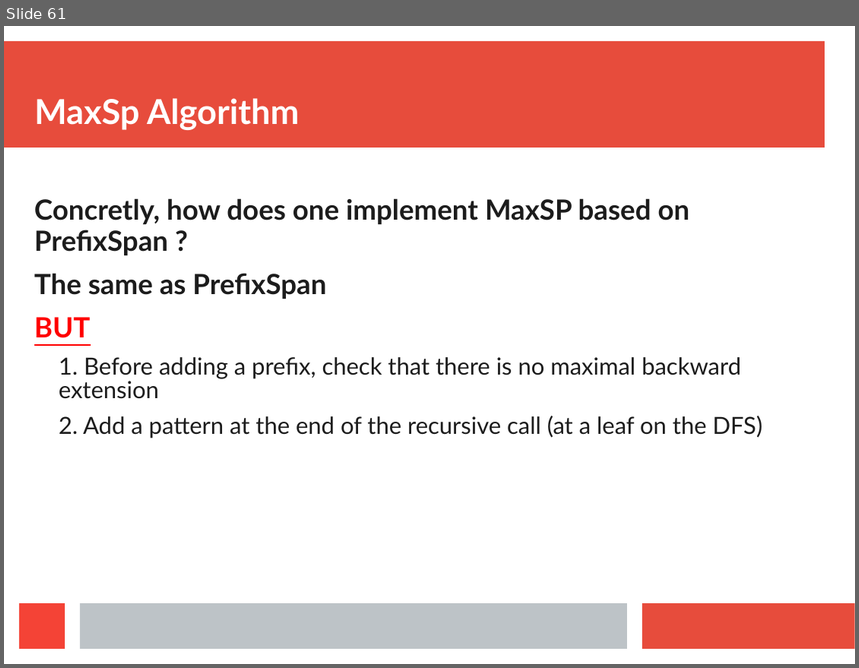
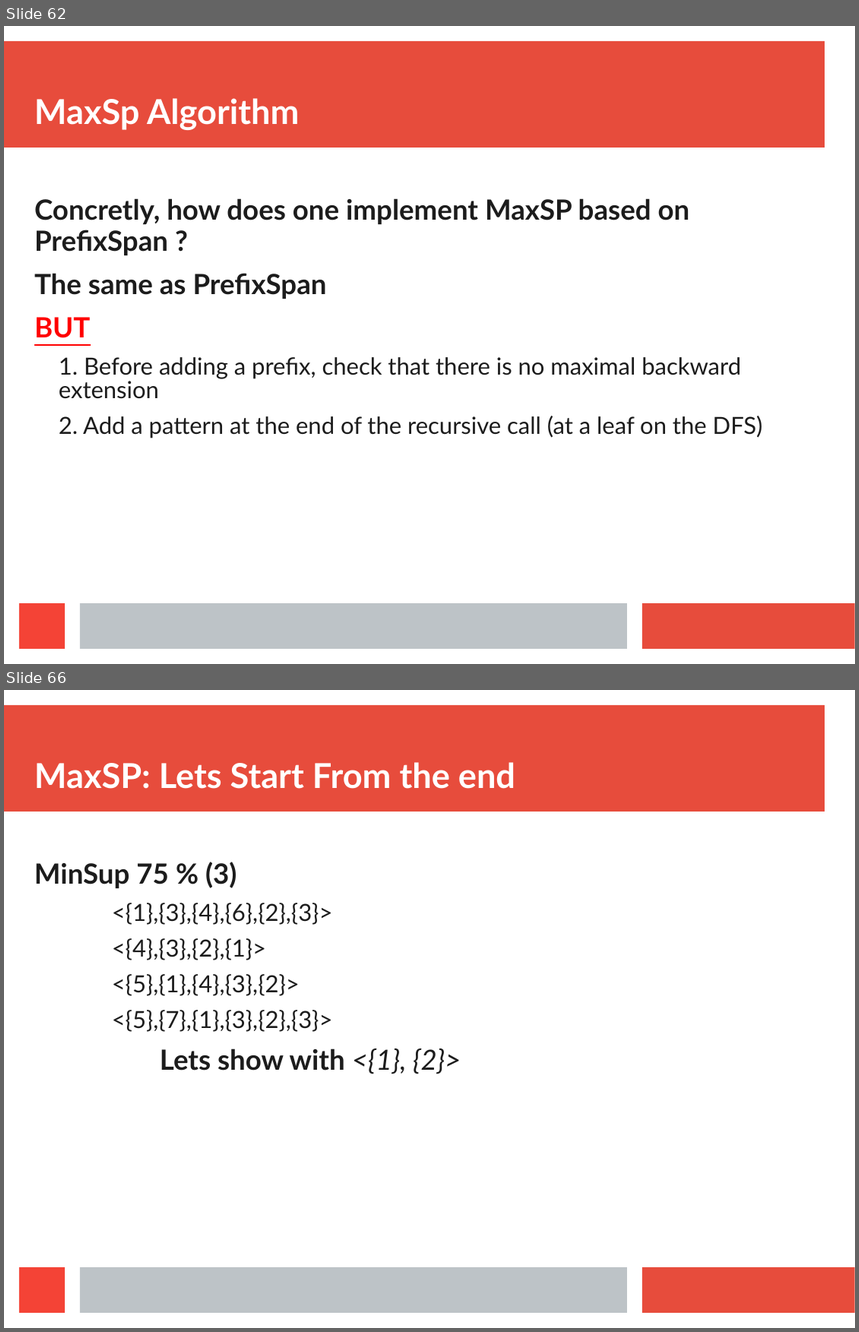
Before and after one commit to Symeon94/iaseminar, a slide deck: presentation/Presentation.ppt. Shown one above the other, each under a label of ours: slide 61 before the commit, slides 62 and 66 after it; the slides between them are not shown. The pictures are 859x668 and 859x1332 pixels, drawn with LibreOffice and Linux fonts; fonts in the diff are those of the drawing. Boxes give left, top, right and bottom in pixels: in the first picture for what was removed or moved away, otherwise in the second. Text is boxed around its words. In the diff, an @@ line names an element or a change of style, - is before the commit and + after.

```diff
--- a/presentation/Presentation.ppt
+++ b/presentation/Presentation.ppt
@@ slide 66 added at box(4, 690, 855, 1328), background #FFFFFF; not listed: 4 template elements that a slide beside it also shows @@
@@ title added at box(34, 762, 515, 789), 32 pt, text #FFFFFF, bold @@
+MaxSP: Lets Start From the end
@@ text added at box(34, 862, 461, 1075), 22 pt, text #1C1C1C @@
+MinSup 75 % (3)
+  <{1},{3},{4},{6},{2},{3}>
+  <{4},{3},{2},{1}>
+  <{5},{1},{4},{3},{2}>
+  <{5},{7},{1},{3},{2},{3}>
+Lets show with <{1}, {2}>
@@ what was slide 61 is now slide 62 @@
```
Also in this commit, not shown: 30 slides changed, 7 other slides added, 2 slides removed, 3 other files.
